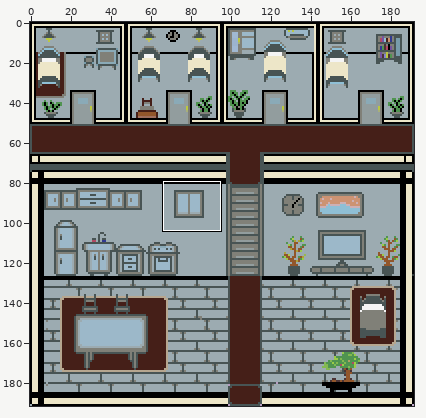
Sprite sheet: sprites/common/Player's room.png. Above, an overview of the earlier version with the close-up marked.
Close-up. Old version:
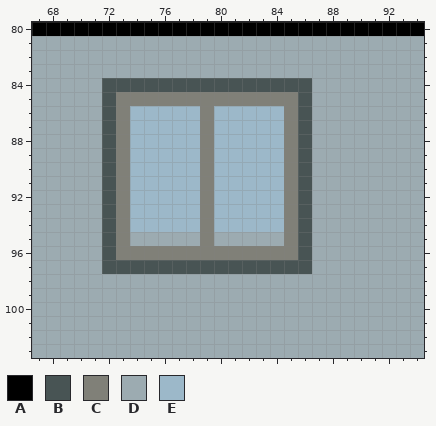
The file is 192x192 pixels. Colours within 5 levels of each other are drawn and written as one. Shown: x 67..94, y 80..103. The commit also changed other parts of the picture, which this record leaves out.
Palette (. is transparent): A #000000  B #485454  C #808078  D #9cabb1  E #9cb8c9
Pixels before, first column x 67:
 80 AAAAAAAAAAAAAAAAAAAAAAAAAAAA
 81 DDDDDDDDDDDDDDDDDDDDDDDDDDDD
 82 DDDDDDDDDDDDDDDDDDDDDDDDDDDD
 83 DDDDDDDDDDDDDDDDDDDDDDDDDDDD
 84 DDDDDBBBBBBBBBBBBBBBDDDDDDDD
 85 DDDDDBCCCCCCCCCCCCCBDDDDDDDD
 86 DDDDDBCEEEEECEEEEECBDDDDDDDD
 87 DDDDDBCEEEEECEEEEECBDDDDDDDD
 88 DDDDDBCEEEEECEEEEECBDDDDDDDD
 89 DDDDDBCEEEEECEEEEECBDDDDDDDD
 90 DDDDDBCEEEEECEEEEECBDDDDDDDD
 91 DDDDDBCEEEEECEEEEECBDDDDDDDD
 92 DDDDDBCEEEEECEEEEECBDDDDDDDD
 93 DDDDDBCEEEEECEEEEECBDDDDDDDD
 94 DDDDDBCEEEEECEEEEECBDDDDDDDD
 95 DDDDDBCDDDDDCDDDDDCBDDDDDDDD
 96 DDDDDBCCCCCCCCCCCCCBDDDDDDDD
 97 DDDDDBBBBBBBBBBBBBBBDDDDDDDD
 98 DDDDDDDDDDDDDDDDDDDDDDDDDDDD
 99 DDDDDDDDDDDDDDDDDDDDDDDDDDDD
100 DDDDDDDDDDDDDDDDDDDDDDDDDDDD
101 DDDDDDDDDDDDDDDDDDDDDDDDDDDD
102 DDDDDDDDDDDDDDDDDDDDDDDDDDDD
103 DDDDDDDDDDDDDDDDDDDDDDDDDDDD
Once edited:
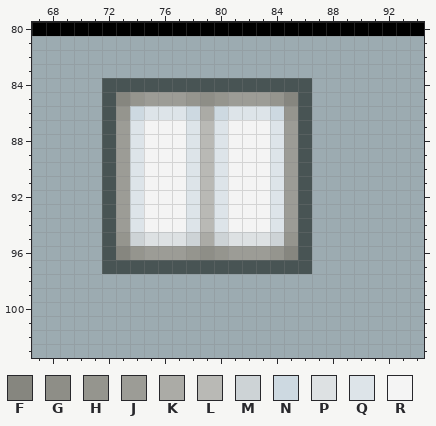
Colours new in this view: F #86867f  G #8e8e87  H #95958e  J #9c9c96  K #ababa6  L #b9b9b5  M #cdd3d6  N #cdd9e1  P #dde1e3  Q #dde4e9  R #f4f4f4
Diff:
y 85: x 73..85 CCCCCCCCCCCCC -> FHJJJHGHJJJHF
y 86: x 73..85 CEEEEECEEEEEC -> HNQQQNKNQQQNH
y 87..94: x 73..85 CEEEEECEEEEEC -> JQRRRQLQRRRQJ
y 95: x 73..85 CDDDDDCDDDDDC -> HMPPPMKMPPPMH
y 96: x 73..85 CCCCCCCCCCCCC -> FHJJJHGHJJJHF
Where, in picture pixels (left, top, right, bottom), the same in both close-ups:
changed: (116, 92, 298, 260)
